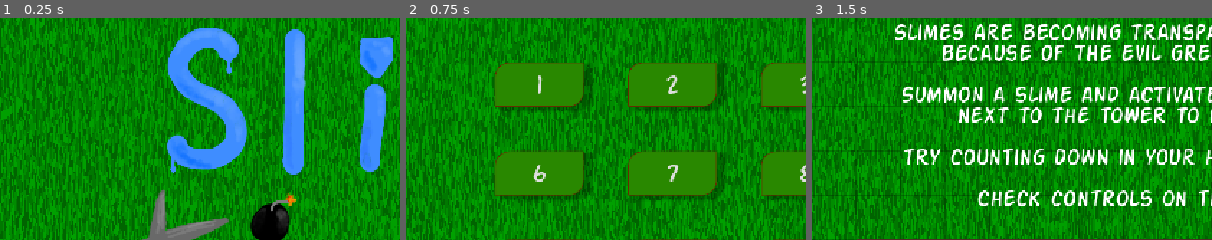
Above: before the commit, frames 1-3 (left to right).
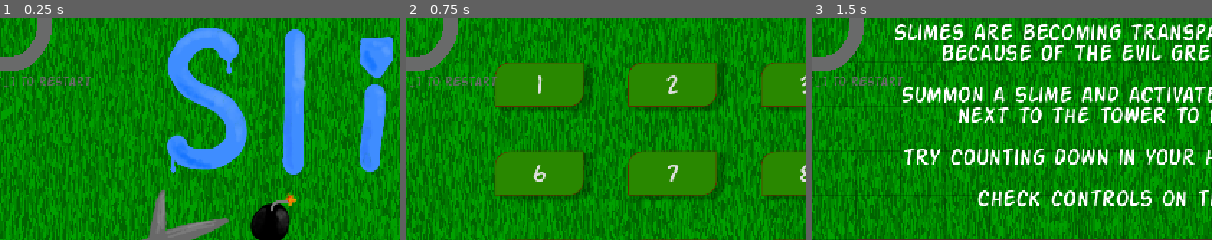
Above: after the commit, the same moments.

Repository: PeanutPiglet/SlimeTiming
Game: Godot game, scene res://levels/level_host.tscn
Two runs of this game, one before a commit and one after it. Both use one fixed random seed, a clock stepped at 60 frames per second and the inputs below.
Inputs:
- Up to frame 1 (0.25 s): no input
- Up to frame 2 (0.75 s): click "Start" at 0.5 s
- Up to frame 3 (1.5 s): click "1" at 1.25 s
The pictures show only the part of the screen within x 0-50%, y 0-50%; the shares and areas given below are measured in that part.

The runs differ from the first frame. In frame 1, 1.6% of the frame differs, in the area x 0-23%, y 0-32%; in frame 2, 1.6%; in frame 3, 1.6%.

Commit message:
fix: extend paths in all levels

Diff:
--- a/common/restart_overlay.tscn
+++ b/common/restart_overlay.tscn
@@ -3,19 +3,33 @@
 [ext_resource type="Texture2D" uid="uid://cujoitwnokvu4" path="res://assets/restart_overlay/restart_overlayaseprite.png" id="1_57l2e"]
 [ext_resource type="FontFile" uid="uid://do3ekmvsagx75" path="res://font/Action_Man.ttf" id="2_3n6go"]
 
+[sub_resource type="AtlasTexture" id="AtlasTexture_57l2e"]
+atlas = ExtResource("1_57l2e")
+region = Rect2(0, 0, 256, 256)
+
+[sub_resource type="AtlasTexture" id="AtlasTexture_3n6go"]
+atlas = ExtResource("1_57l2e")
+region = Rect2(256, 0, 256, 256)
+
 [sub_resource type="AtlasTexture" id="AtlasTexture_85r64"]
 atlas = ExtResource("1_57l2e")
-region = Rect2(0, 0, 256, 256)
+region = Rect2(512, 0, 256, 256)
 
 [sub_resource type="SpriteFrames" id="SpriteFrames_cymu5"]
 animations = [{
 "frames": [{
 "duration": 1.0,
+"texture": SubResource("AtlasTexture_57l2e")
+}, {
+"duration": 1.0,
+"texture": SubResource("AtlasTexture_3n6go")
+}, {
+"duration": 1.0,
 "texture": SubResource("AtlasTexture_85r64")
 }],
-"loop": 1,
+"loop": 0,
 "name": &"default",
-"speed": 5.0
+"speed": 10.0
 }]
 
 [node name="RestartOverlay" type="Node2D" unique_id=469869890]
--- a/levels/level12.tscn
+++ b/levels/level12.tscn
@@ -14,7 +14,7 @@
 
 [node name="Grid" parent="." unique_id=1628908688 instance=ExtResource("2_oogc7")]
 z_index = -1000
-tile_map_data = PackedByteArray("AAAIAAkAAAADAAEAADAPAAkAAAA …(608 unchanged characters)… DAAEAAGADAAQAAAADAAEAAFACAAQAAAADAAAAAGA=")
+tile_map_data = PackedByteArray("AAAIAAkAAAADAAEAADAPAAkAAAA …(608 unchanged characters)… DAAEAAGADAAQAAAADAAEAAFACAAQAAAADAAAAAGAIAAoAAAADAAEAAAAIAAsAAAADAAEAAAAIAAwAAAADAAEAAAAIAA0AAAADAAEAAAAIAA4AAAADAAEAAAAIAA8AAAADAAEAAAA=")
 metadata/_edit_lock_ = true
 
 [node name="Spawn" type="Node2D" parent="." unique_id=1990253497]
--- a/levels/level14.tscn
+++ b/levels/level14.tscn
@@ -14,7 +14,7 @@
 
 [node name="Grid" parent="." unique_id=1628908688 instance=ExtResource("2_tnccg")]
 z_index = -1000
-tile_map_data = PackedByteArray("AAADAAMAAAAEAAAAAGAJAAkAAAA …(704 unchanged characters)… DAAEAAAAJAAQAAAADAAEAADADAAgAAAADAAAAADA=")
+tile_map_data = PackedByteArray("AAADAAMAAAAEAAAAAGAJAAkAAAA …(704 unchanged characters)… DAAEAAAAJAAQAAAADAAEAADADAAgAAAADAAAAADAJAAoAAAADAAEAAAAJAAsAAAADAAEAAAAJAAwAAAADAAEAAAAJAA0AAAADAAEAAAAJAA4AAAADAAEAAAAJAA8AAAADAAEAAAA=")
 metadata/_edit_lock_ = true
 
 [node name="Spawn" type="Node2D" parent="." unique_id=1990253497]
--- a/levels/level15.tscn
+++ b/levels/level15.tscn
@@ -16,7 +16,7 @@
 
 [node name="Grid" parent="." unique_id=1628908688 instance=ExtResource("2_ck5vp")]
 z_index = -1000
-tile_map_data = PackedByteArray("AAAIAAkAAAADAAEAADAPAAkAAAA …(624 unchanged characters)… DAAEAAFADAAQAAAADAAEAAFACAAQAAAADAAEAAFA=")
+tile_map_data = PackedByteArray("AAAIAAkAAAADAAEAADAPAAkAAAA …(624 unchanged characters)… DAAEAAFADAAQAAAADAAEAAFACAAQAAAADAAEAAFAIAAoAAAADAAEAAAAIAAsAAAADAAEAAAAIAAwAAAADAAEAAAAIAA0AAAADAAEAAAAIAA4AAAADAAEAAAAIAA8AAAADAAEAAAA=")
 metadata/_edit_lock_ = true
 
 [node name="Spawn" type="Node2D" parent="." unique_id=1990253497]
--- a/levels/level16.tscn
+++ b/levels/level16.tscn
@@ -15,7 +15,7 @@
 
 [node name="Grid" parent="." unique_id=1628908688 instance=ExtResource("2_pa8sk")]
 z_index = -1000
-tile_map_data = PackedByteArray("AAABAAYAAAADAAEAAFAAAAYAAAA …(687 unchanged characters)… ADAAAAAGAIAAQAAAADAAEAAFAJAAQAAAAEAAAAAAA=")
+tile_map_data = PackedByteArray("AAABAAYAAAADAAEAAFAAAAYAAAA …(687 unchanged characters)… ADAAAAAGAIAAQAAAADAAEAAFAJAAQAAAAEAAAAAAD//wYAAAADAAEAAGD+/wYAAAADAAEAAGD9/wYAAAADAAEAAGD8/wYAAAADAAEAAGA=")
 metadata/_edit_lock_ = true
 
 [node name="Spawn" type="Node2D" parent="." unique_id=1990253497]
--- a/levels/level17.tscn
+++ b/levels/level17.tscn
@@ -14,7 +14,7 @@
 
 [node name="Grid" parent="." unique_id=1628908688 instance=ExtResource("2_4pcx1")]
 z_index = -1000
-tile_map_data = PackedByteArray("AAADAAkAAAADAAEAADAPAAkAAAA …(752 unchanged characters)… EAAAAAAAEAAQAAAADAAEAADAIAAIAAAADAAAAAAA=")
+tile_map_data = PackedByteArray("AAADAAkAAAADAAEAADAPAAkAAAA …(752 unchanged characters)… EAAAAAAAEAAQAAAADAAEAADAIAAIAAAADAAAAAAADAAoAAAADAAEAAAADAAsAAAADAAEAAAADAAwAAAADAAEAAAADAA0AAAADAAEAAAADAA4AAAADAAEAAAADAA8AAAADAAEAAAA=")
 metadata/_edit_lock_ = true
 
 [node name="Spawn" type="Node2D" parent="." unique_id=1990253497]
--- a/levels/level18.tscn
+++ b/levels/level18.tscn
@@ -16,7 +16,7 @@
 
 [node name="Grid" parent="." unique_id=1628908688 instance=ExtResource("2_qsiuu")]
 z_index = -1000
-tile_map_data = PackedByteArray("AAACAAMAAAADAAAAAGADAAMAAAA …(624 unchanged characters)… DAAEAAAAIAAgAAAADAAEAAAAIAAkAAAADAAEAAAA=")
+tile_map_data = PackedByteArray("AAACAAMAAAADAAAAAGADAAMAAAA …(624 unchanged characters)… DAAEAAAAIAAgAAAADAAEAAAAIAAkAAAADAAEAAAAIAAoAAAADAAEAAAAIAAsAAAADAAEAAAAIAAwAAAADAAEAAAAIAA0AAAADAAEAAAAIAA4AAAADAAEAAAAIAA8AAAADAAEAAAA=")
 metadata/_edit_lock_ = true
 
 [node name="Spawn" type="Node2D" parent="." unique_id=1990253497]
--- a/levels/level19.tscn
+++ b/levels/level19.tscn
@@ -16,7 +16,7 @@
 
 [node name="Grid" parent="." unique_id=1628908688 instance=ExtResource("2_p12sf")]
 z_index = -1000
-tile_map_data = PackedByteArray("AAAPAAkAAAADAAMAAAAQAAkAAAA …(576 unchanged characters)… DAAEAAFAIAAQAAAAEAAAAAAAIAAUAAAADAAEAAAA=")
+tile_map_data = PackedByteArray("AAAPAAkAAAADAAMAAAAQAAkAAAA …(576 unchanged characters)… DAAEAAFAIAAQAAAAEAAAAAAAIAAUAAAADAAEAAAAIAAoAAAADAAEAAAAIAAsAAAADAAEAAAAIAAwAAAADAAEAAAAIAA0AAAADAAEAAAAIAA4AAAADAAEAAAAIAA8AAAADAAEAAAA=")
 metadata/_edit_lock_ = true
 
 [node name="Spawn" type="Node2D" parent="." unique_id=1990253497]
--- a/levels/level2.tscn
+++ b/levels/level2.tscn
@@ -15,7 +15,7 @@
 
 [node name="Grid" parent="." unique_id=1628908688 instance=ExtResource("2_py88r")]
 z_index = -1000
-tile_map_data = PackedByteArray("AAAPAAkAAAADAAMAAAAQAAkAAAA …(552 unchanged characters)… HAAYAAAADAAEAAGAIAAYAAAADAAEAAGAJAAYAAAACAAAAAAAJAAcAAAADAAEAAAAJAAgAAAADAAEAAAAJAAkAAAADAAEAAAAJAAoAAAADAAEAAAA=")
+tile_map_data = PackedByteArray("AAAPAAkAAAADAAMAAAAQAAkAAAA …(552 unchanged characters)… HAAYAAAADAAEAAGAIAAYAAAADAAEAAGAJAAYAAAAEAAAAAAAJAAcAAAADAAEAAAAJAAgAAAADAAEAAAAJAAkAAAADAAEAAAAJAAoAAAADAAEAAAAJAAsAAAADAAEAAAAJAAwAAAADAAEAAAAJAA0AAAADAAEAAAAJAA4AAAADAAEAAAAJAA8AAAADAAEAAAA=")
 
 [node name="Spawn" type="Node2D" parent="." unique_id=1990253497]
 position = Vector2(96, 416)
--- a/levels/level20.tscn
+++ b/levels/level20.tscn
@@ -16,7 +16,7 @@
 
 [node name="Grid" parent="." unique_id=1628908688 instance=ExtResource("2_4cabf")]
 z_index = -1000
-tile_map_data = PackedByteArray("AAACAAMAAAADAAEAAAADAAMAAAA …(960 unchanged characters)… DAAMAAAAKAAQAAAADAAEAAAAKAAAAAAADAAEAAAA=")
+tile_map_data = PackedByteArray("AAACAAMAAAADAAEAAAADAAMAAAA …(960 unchanged characters)… DAAMAAAAKAAQAAAADAAEAAAAKAAAAAAADAAEAAAAKAP//AAADAAEAAAAKAP7/AAADAAEAAAAKAP3/AAADAAEAAAAKAPz/AAADAAEAAAA=")
 metadata/_edit_lock_ = true
 
 [node name="visuals" type="Node2D" parent="Grid" unique_id=946511999]
--- a/levels/level3.tscn
+++ b/levels/level3.tscn
@@ -29,7 +29,7 @@
 
 [node name="Grid" parent="." unique_id=1628908688 instance=ExtResource("2_0fm5q")]
 z_index = -1000
-tile_map_data = PackedByteArray("AAABAAMAAAAEAAAAADABAAIAAAA …(832 unchanged characters)… DAAMAAAAOAAQAAAADAAMAAAAOAAUAAAADAAMAAAA=")
+tile_map_data = PackedByteArray("AAABAAMAAAAEAAAAADABAAIAAAA …(832 unchanged characters)… DAAMAAAAOAAQAAAADAAMAAAAOAAUAAAADAAMAAAAJAAoAAAADAAEAAAAJAAsAAAADAAEAAAAJAAwAAAADAAEAAAAJAA0AAAADAAEAAAAJAA4AAAADAAEAAAAJAA8AAAADAAEAAAA=")
 metadata/_edit_lock_ = true
 
 [node name="Spawn" type="Node2D" parent="." unique_id=1990253497]
--- a/levels/level8.tscn
+++ b/levels/level8.tscn
@@ -15,7 +15,7 @@
 
 [node name="Grid" parent="." unique_id=1628908688 instance=ExtResource("2_thltt")]
 z_index = -1000
-tile_map_data = PackedByteArray("AAADAAMAAAADAAEAAAADAAIAAAA …(688 unchanged characters)… EAAAAAGAIAAUAAAADAAEAAFAJAAUAAAAEAAAAAFA=")
+tile_map_data = PackedByteArray("AAADAAMAAAADAAEAAAADAAIAAAA …(688 unchanged characters)… EAAAAAGAIAAUAAAADAAEAAFAJAAUAAAAEAAAAAFAJAAEAAAADAAEAAAAJAAAAAAADAAEAAAAJAP//AAADAAEAAAAJAP7/AAADAAEAAAAJAP3/AAADAAEAAAAJAPz/AAADAAEAAAA=")
 metadata/_edit_lock_ = true
 
 [node name="Spawn" type="Node2D" parent="." unique_id=1990253497]
--- a/levels/level9.tscn
+++ b/levels/level9.tscn
@@ -15,7 +15,7 @@
 
 [node name="Grid" parent="." unique_id=1628908688 instance=ExtResource("2_cwd2f")]
 z_index = -1000
-tile_map_data = PackedByteArray("AAAAAAcAAAADAAEAAFABAAcAAAA …(735 unchanged characters)… AEAAAAAAALAAYAAAADAAEAADALAAUAAAADAAEAADA=")
+tile_map_data = PackedByteArray("AAAAAAcAAAADAAEAAFABAAcAAAA …(735 unchanged characters)… AEAAAAAAALAAYAAAADAAEAADALAAUAAAADAAEAADD//wcAAAADAAEAAGD+/wcAAAADAAEAAGD9/wcAAAADAAEAAGD8/wcAAAADAAEAAGA=")
 metadata/_edit_lock_ = true
 
 [node name="Spawn" type="Node2D" parent="." unique_id=1990253497]
--- a/levels/level_host.tscn
+++ b/levels/level_host.tscn
@@ -3,6 +3,7 @@
 [ext_resource type="Script" uid="uid://dh3ri5dwmjsp2" path="res://scripts/level_host.gd" id="1_36nvt"]
 [ext_resource type="AudioStream" uid="uid://cre0doyd2cugx" path="res://assets/Focus.ogg" id="2_0o6oq"]
 [ext_resource type="PackedScene" uid="uid://dw7tvqsmkb54t" path="res://levels/popup.tscn" id="3_frel8"]
+[ext_resource type="PackedScene" uid="uid://cecp73e47b7hk" path="res://common/restart_overlay.tscn" id="4_ig25t"]
 
 [node name="LevelHost" type="Node2D" unique_id=1498637216]
 script = ExtResource("1_36nvt")
@@ -14,3 +15,5 @@
 
 [node name="Popup" parent="." unique_id=1956957411 instance=ExtResource("3_frel8")]
 visible = false
+
+[node name="RestartOverlay" parent="." unique_id=469869890 instance=ExtResource("4_ig25t")]
Binary file changed: assets/restart_overlay/restart_overlayaseprite.aseprite
Binary file changed: assets/restart_overlay/restart_overlayaseprite.png
